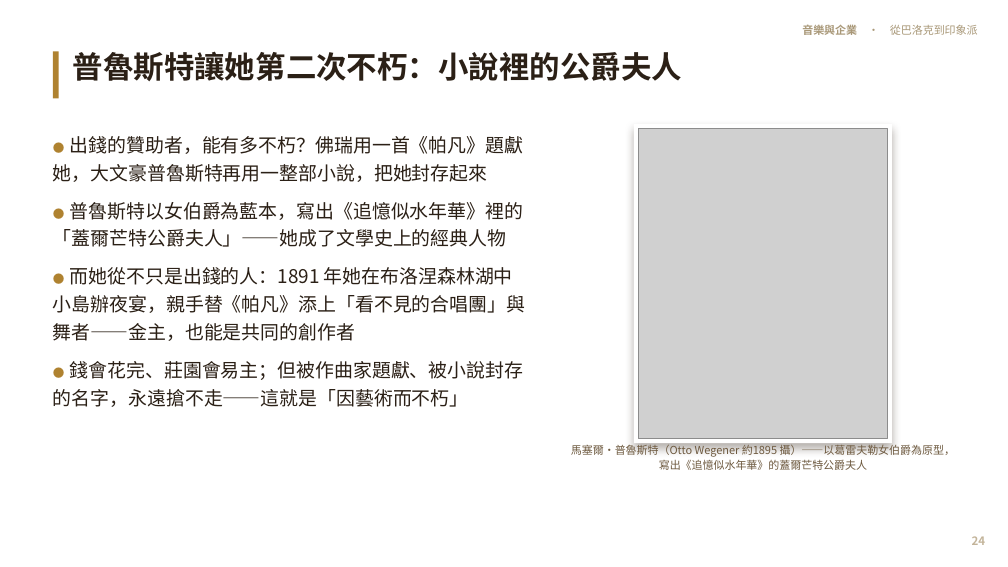
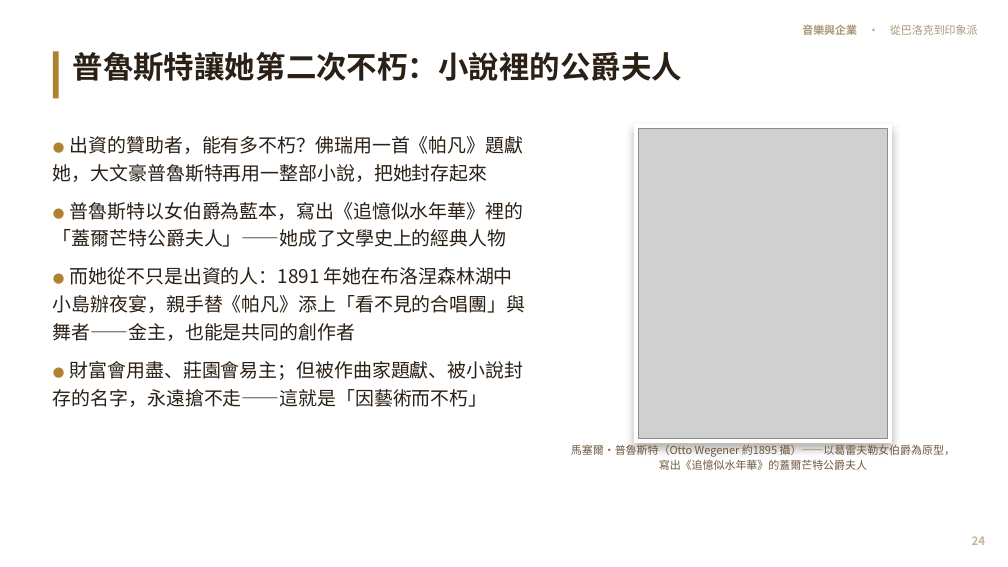
Before and after one commit to kblab2024/music-business-lecture, a slide deck: slide 24 of docs/downloads/音樂與企業-投影片.pptx. Drawn at 1008x567 pixels with LibreOffice and Linux fonts; fonts in the diff are those of the drawing; grey boxes stand for pictures. Boxes give left, top, right and bottom in pixels: in the first picture for what was removed or moved away, otherwise in the second. Text is boxed around its words. In the diff, an @@ line names an element or a change of style, - is before the commit and + after.

```diff
--- a/docs/downloads/音樂與企業-投影片.pptx
+++ b/docs/downloads/音樂與企業-投影片.pptx
@@ text at [53,136,524,182]: text changed @@
-● 出錢的贊助者，能有多不朽？佛瑞用一首《帕凡》題獻她，大文豪普魯斯特再用一整部小說，把她封存起來
+● 出資的贊助者，能有多不朽？佛瑞用一首《帕凡》題獻她，大文豪普魯斯特再用一整部小說，把她封存起來
@@ text at [53,267,526,407]: text changed @@
-● 而她從不只是出錢的人：1891 年她在布洛涅森林湖中小島辦夜宴，親手替《帕凡》添上「看不見的合唱團」與舞者——金主，也能是共同的創作者
-● 錢會花完、莊園會易主；但被作曲家題獻、被小說封存的名字，永遠搶不走——這就是「因藝術而不朽」
+● 而她從不只是出資的人：1891 年她在布洛涅森林湖中小島辦夜宴，親手替《帕凡》添上「看不見的合唱團」與舞者——金主，也能是共同的創作者
+● 財富會用盡、莊園會易主；但被作曲家題獻、被小說封存的名字，永遠搶不走——這就是「因藝術而不朽」
```
Also in this commit, not shown: 28 other slides changed, 7 other files.
